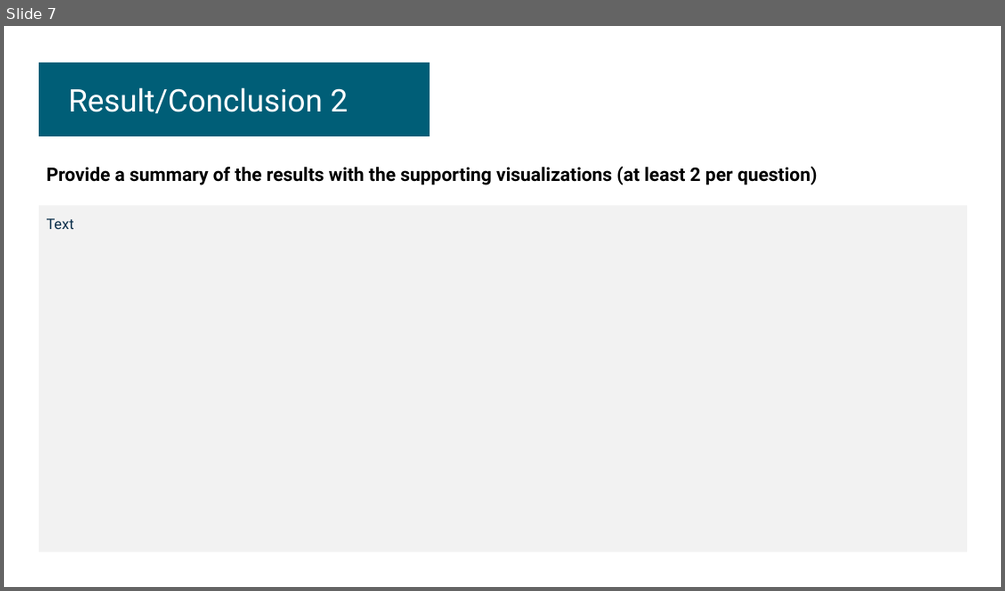
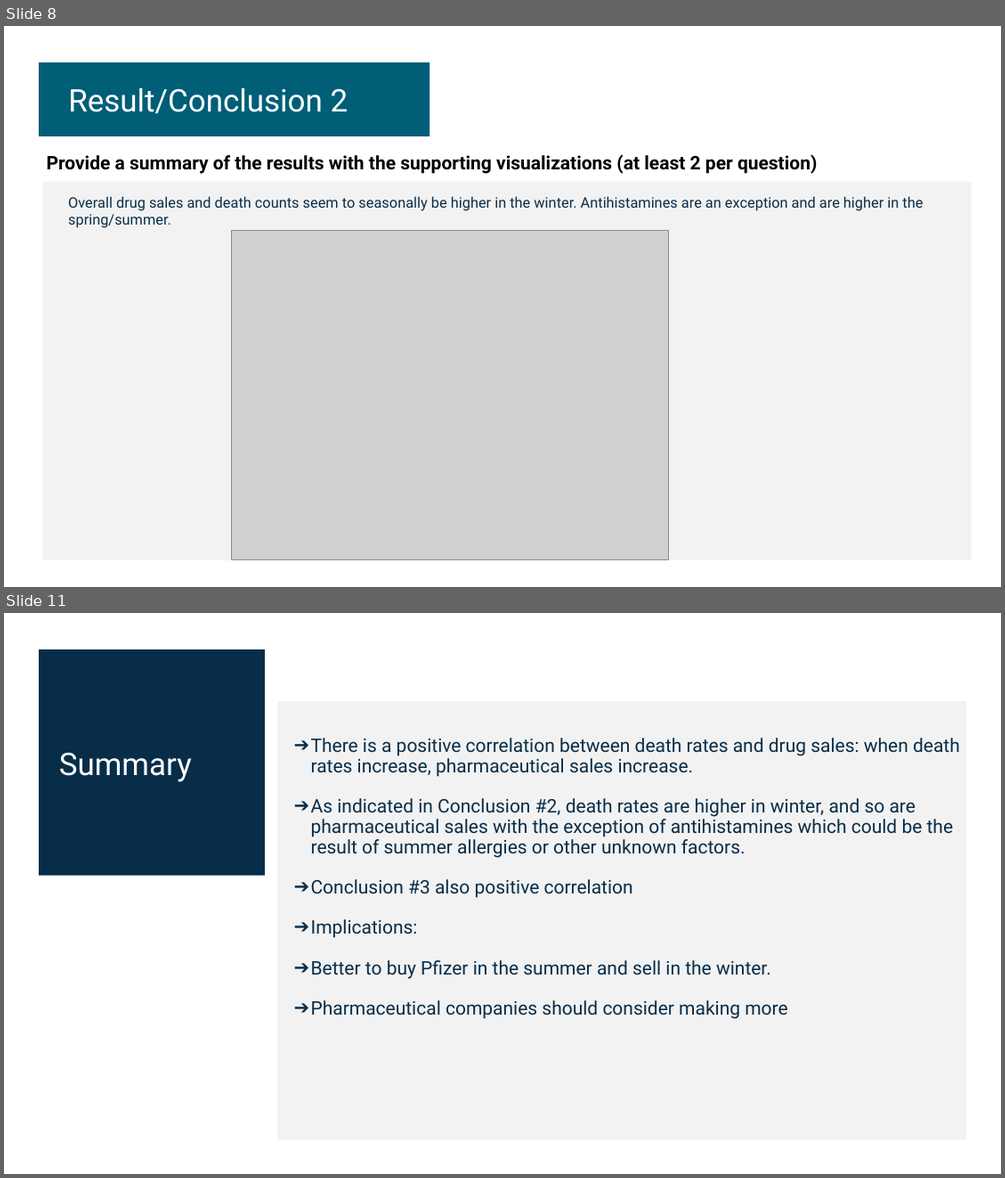
Before and after one commit to Birdfeathers/Project1--Healthcare_Devices, a slide deck: AI_Bootcamp_Project_1_Template - DRAFT FOR REVIEW 10.17.24.pptx. Shown one above the other, each under a label of ours: slide 7 before the commit, slides 8 and 11 after it; the slides between them are not shown. The pictures are 1005x591 and 1005x1178 pixels, drawn with LibreOffice and Linux fonts; fonts in the diff are those of the drawing; grey boxes stand for pictures. Boxes give left, top, right and bottom in pixels: in the first picture for what was removed or moved away, otherwise in the second. Text is boxed around its words. In the diff, an @@ line names an element or a change of style, - is before the commit and + after.

```diff
--- a/AI_Bootcamp_Project_1_Template - DRAFT FOR REVIEW 10.17.24.pptx
+++ b/AI_Bootcamp_Project_1_Template - DRAFT FOR REVIEW 10.17.24.pptx
@@ slide 11 added at [4, 613, 1001, 1174], background #FFFFFF @@
@@ rectangle added at [39, 649, 265, 876], fill #082D49 @@
@@ rectangle added at [277, 701, 966, 1140], fill #F2F2F2 @@
@@ text added at [311, 738, 960, 1019], 18 pt, text #082D49 @@
+➔ There is a positive correlation between death rates and drug sales: when death rates increase, pharmaceutical sales increase.
+➔ As indicated in Conclusion #2, death rates are higher in winter, and so are pharmaceutical sales with the exception of antihistamines which could be the result of summer allergies or other unknown factors.
+➔ Conclusion #3 also positive correlation
+➔ Implications:
+➔ Better to buy Pfizer in the summer and sell in the winter.
+➔ Pharmaceutical companies should consider making more
@@ text added at [59, 752, 192, 782], 30 pt, text #FFFFFF @@
+Summary
@@ what was slide 7 is now slide 8 @@
@@ slide 8 changed as well @@
@@ text "Provide a summary of the ...": place and size @@
-text "Provide a summary of the ..." at [47, 166, 817, 185]
+text "Provide a summary of the ..." at [47, 154, 817, 174]
@@ rectangle: place and size @@
-rectangle at [39, 206, 968, 552]
+rectangle at [43, 182, 971, 560]
@@ text added at [68, 196, 922, 228], 14 pt, text #082D49 @@
+Overall drug sales and death counts seem to seasonally be higher in the winter. Antihistamines are an exception and are higher in the spring/summer.
@@ text removed at [47, 218, 74, 229] @@
-Text
@@ picture added at [231, 230, 668, 560] @@
```
Also in this commit, not shown: 8 other slides changed, 3 other slides added, 2 slides removed, 1 other file.
